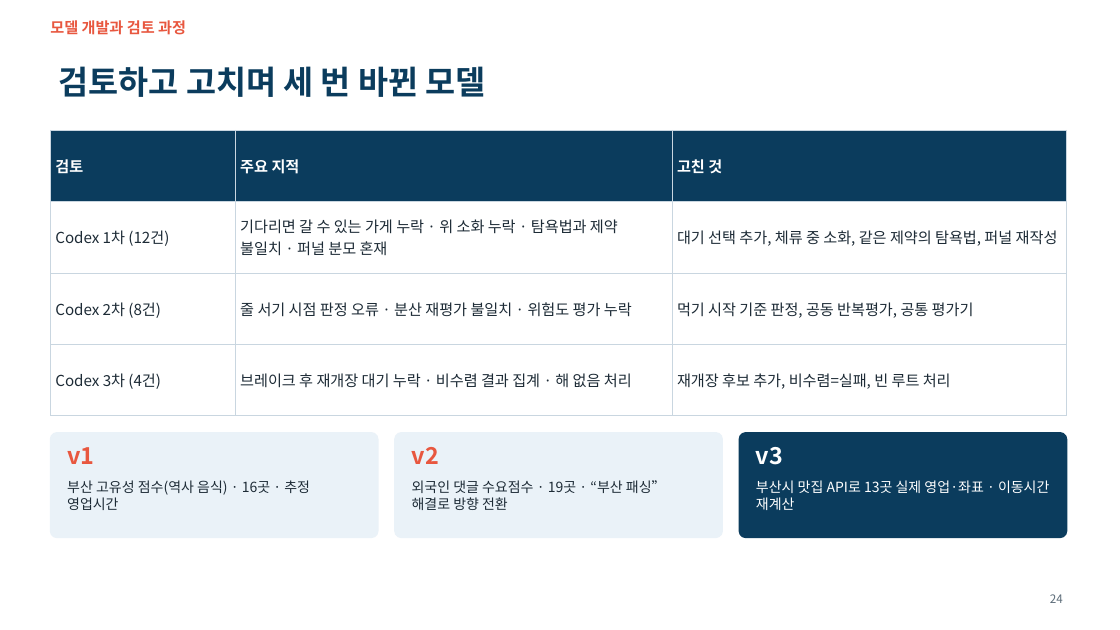
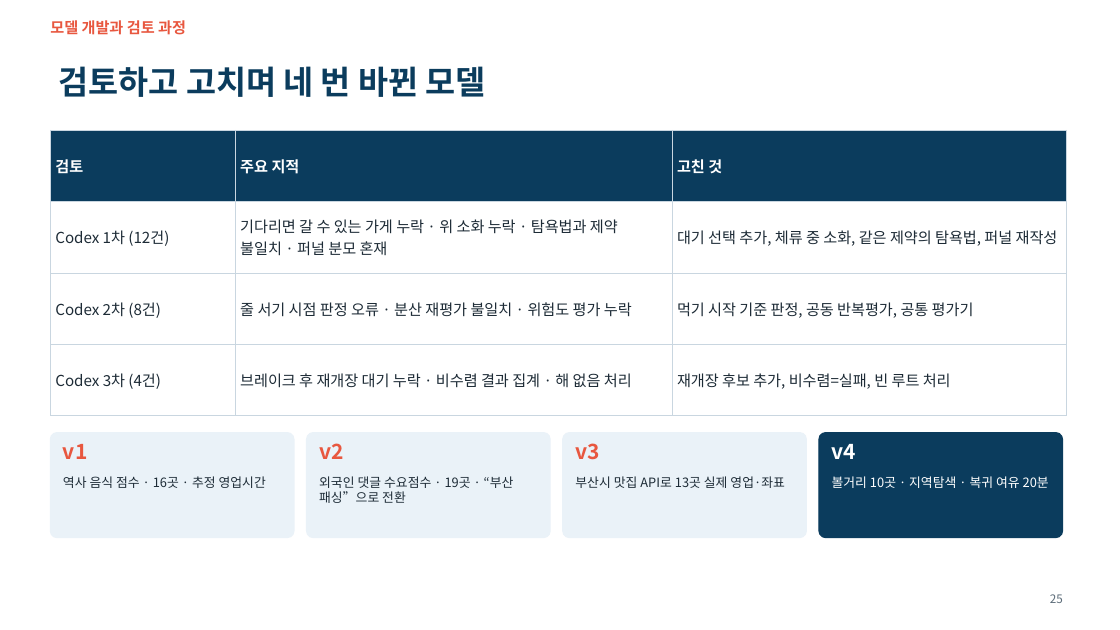
Before and after one commit to ddayoung03/busan-cruise-unpassing, a slide deck: slide 25 of 05_문서/3주차_발표자료.pptx (slide 24 before the commit). Drawn at 1120x630 pixels with LibreOffice and Linux fonts; fonts in the diff are those of the drawing. Boxes give left, top, right and bottom in pixels: in the first picture for what was removed or moved away, otherwise in the second. Text is boxed around its words. In the diff, an @@ line names an element or a change of style, - is before the commit and + after.

```diff
--- a/05_문서/3주차_발표자료.pptx
+++ b/05_문서/3주차_발표자료.pptx
@@ title at box(59, 66, 486, 97): text changed @@
-검토하고 고치며 세 번 바뀐 모델
+검토하고 고치며 네 번 바뀐 모델
@@ rounded rectangle: place and size @@
-rounded rectangle at box(50, 433, 378, 538)
+rounded rectangle at box(50, 433, 294, 538)
@@ text "v1" at box(63, 444, 87, 459): size 20 to 18 pt @@
@@ rounded rectangle added at box(307, 433, 550, 538), fill #EAF2F8, outline #EAF2F8 1 pt @@
@@ text "v2" at box(319, 443, 343, 459): size 20 to 18 pt @@
@@ text "v2": place and size @@
-text "v2" at box(412, 447, 439, 464)
+text "v2" at box(319, 443, 343, 459)
@@ rounded rectangle: place and size @@
-rounded rectangle at box(395, 433, 723, 538)
+rounded rectangle at box(563, 433, 807, 538)
@@ text "v3": place and size @@
-text "v3" at box(756, 447, 783, 465)
+text "v3" at box(575, 443, 599, 460)
@@ text "v3" at box(575, 443, 599, 460): size 20 to 18 pt, text colour #FFFFFF to #E8573F @@
@@ rounded rectangle: place and size @@
-rounded rectangle at box(739, 433, 1067, 538)
+rounded rectangle at box(819, 433, 1063, 538)
@@ text added at box(832, 444, 856, 459), 18 pt, text #FFFFFF, bold @@
+v4
@@ text at box(63, 476, 266, 488): text changed; size 12 to 11 pt @@
-부산 고유성 점수(역사 음식) · 16곳 · 추정 영업시간
+역사 음식 점수 · 16곳 · 추정 영업시간
@@ text at box(319, 476, 514, 503): text changed; size 12 to 11 pt @@
-외국인 댓글 수요점수 · 19곳 · “부산 패싱” 해결로 방향 전환
+외국인 댓글 수요점수 · 19곳 · “부산 패싱”으로 전환
@@ text at box(575, 476, 785, 488): text changed; size 12 to 11 pt; text colour #FFFFFF to #1D2B36 @@
-부산시 맛집 API로 13곳 실제 영업·좌표 · 이동시간 재계산
+부산시 맛집 API로 13곳 실제 영업·좌표
@@ text added at box(832, 476, 1049, 488), 11 pt, text #FFFFFF @@
+볼거리 10곳 · 지역탐색 · 복귀 여유 20분
@@ page number at box(1050, 594, 1063, 603): text changed @@
-24
+25
```
Also in this commit, not shown: 21 other slides changed, 5 slides added, 19 other files.
